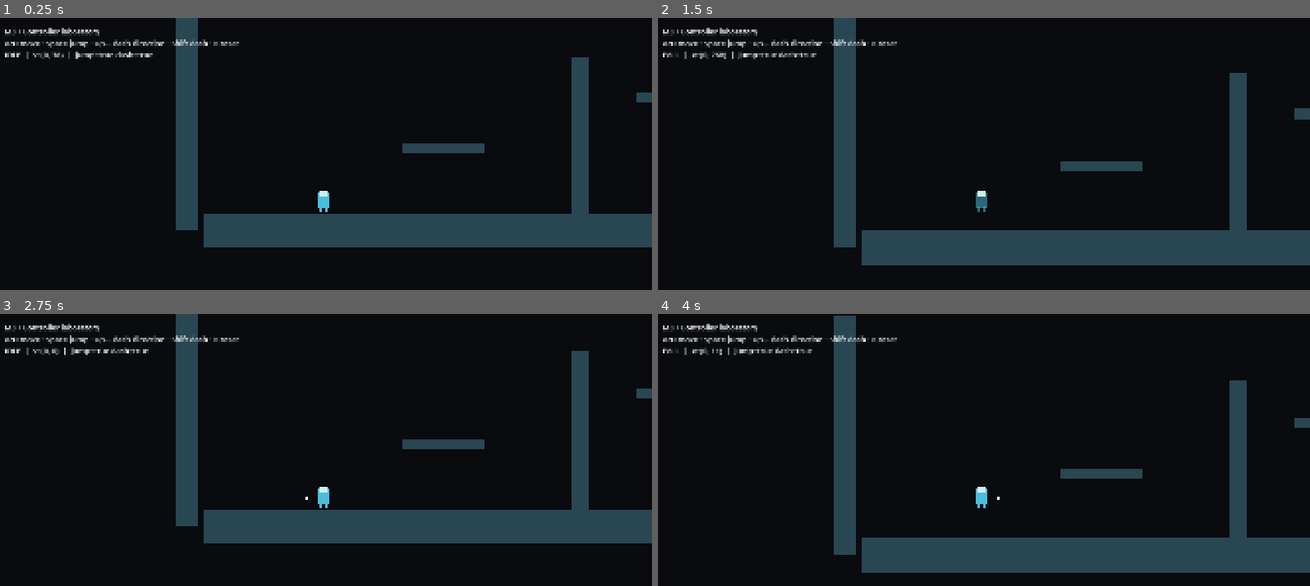
Above: before the commit, frames 1-4 (two rows, left to right).
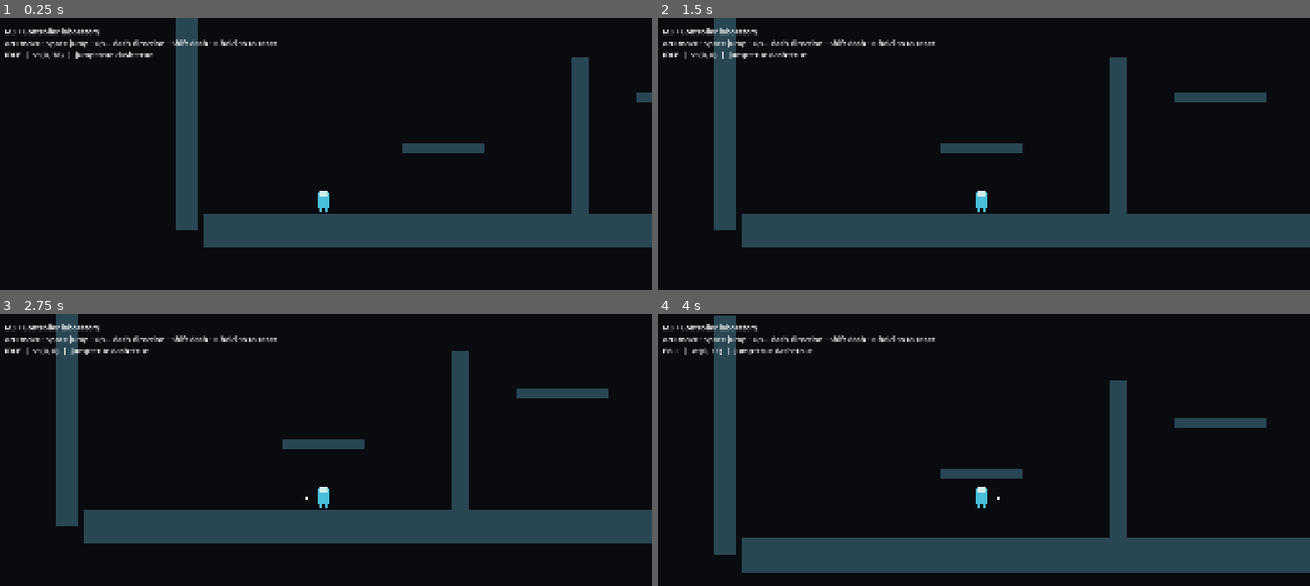
Above: after the commit, the same moments.

Repository: grislytoe/ProjectVelocity
Game: Godot game, scene res://dev_tools/player_playground.tscn
Same seed, same stepped clock (60 frames per second), same inputs: the game is played once before the commit and once after it. This scene is started directly instead of the project's main scene.
Inputs (mouse positions are in pixels of both pictures, inside the frame that each line leads up to):
- Up to frame 1 (0.25 s): no input
- Up to frame 2 (1.5 s): tap Enter (ui_accept) at 0.5, 1.25 s; move the mouse to (1127, 183) at 0.52 s; hold Right (ui_right) from 0.53 s (still down); tap Shift at 0.6 s; click (1127, 183) at 0.67 s; tap Space (pv_keyboard_jump) at 0.77 s; move the mouse to (847, 222) at 1.27 s; tap R at 1.35 s
- Up to frame 3 (2.75 s): tap Space (pv_keyboard_jump) at 1.52 s; move the mouse to (391, 417) at 2.02 s; release Right (ui_right) at 2.03 s; hold Left (ui_left) from 2.03 s (still down); tap Tab at 2.1 s
- Up to frame 4 (4 s): tap Enter (ui_accept) at 2.75 s; move the mouse to (951, 572) at 2.77 s; release Left (ui_left) at 2.78 s; hold Right (ui_right) from 2.78 s (still down); tap Ctrl at 2.85 s; click (951, 572) at 2.92 s; tap Space (pv_keyboard_jump) at 3.02, 3.77 s; move the mouse to (1179, 553) at 3.52 s; tap Alt at 3.6 s

The runs differ from the first frame. In frame 1, 0.1% of the frame differs, in the area x 33-43%, y 7-11%; in frame 2, 20%, in the area x 1-100%, y 0-91%; in frame 3, 11%; in frame 4, 12%.

Commit message:
Require one-second hold for movement playground reset

Diff:
--- a/dev_tools/player_playground.gd
+++ b/dev_tools/player_playground.gd
@@ -4,7 +4,8 @@
 var player: PlayerController
 var layer: InputLayer
 var hud: Label
-var _restart_held: bool = false
+const RESTART_HOLD_TICKS: int = PlayerMovementConfig.PHYSICS_HZ
+var _restart_ticks: int = 0
 
 
 func _ready() -> void:
@@ -35,9 +36,10 @@
 
 func sample_input() -> InputFrame:
 	var frame: InputFrame = layer.sample()
-	if (frame.restart_held and not _restart_held) or player.position.y > 1600:
+	# One activation per uninterrupted hold; release rearms the action.
+	_restart_ticks = mini(_restart_ticks + 1, RESTART_HOLD_TICKS + 1) if frame.restart_held else 0
+	if _restart_ticks == RESTART_HOLD_TICKS or player.position.y > 1600:
 		player.respawn_at(Vector2(150, 500))
-	_restart_held = frame.restart_held
 	return frame
 
 
--- /dev/null
+++ b/tests/player_restart_test.gd
@@ -0,0 +1,53 @@
+extends SceneTree
+## Exercise the actual arena input adapter, without running movement or opening saves.
+
+var failures: int = 0
+
+
+func _initialize() -> void:
+	run.call_deferred()
+
+
+func check(value: bool, message: String) -> void:
+	if not value:
+		failures += 1
+		push_error(message)
+
+
+func run() -> void:
+	var arena: Node2D = preload("res://dev_tools/player_playground.tscn").instantiate()
+	root.add_child(arena)
+	arena.player.simulation_enabled = false
+	var action: StringName = arena.layer.action_name("restart")
+	var original := Vector2(400, 300)
+	arena.player.position = original
+	Input.action_press(action)
+	for tick: int in 59:
+		arena.sample_input()
+	check(arena.player.position == original, "No reset before one second")
+	Input.action_release(action)
+	arena.sample_input()
+	Input.action_press(action)
+	for tick: int in 59:
+		arena.sample_input()
+	check(arena.player.position == original, "Interrupted holds do not accumulate")
+	arena.sample_input()
+	check(arena.player.position == Vector2(150, 500), "Reset on tick 60")
+	arena.player.position = original
+	for tick: int in 120:
+		arena.sample_input()
+	check(arena.player.position == original, "Continued hold does not repeat reset")
+	Input.action_release(action)
+	arena.sample_input()
+	Input.action_press(action)
+	for tick: int in 60:
+		arena.sample_input()
+	check(arena.player.position == Vector2(150, 500), "Release rearms another full hold")
+	Input.action_release(action)
+	arena.player.position = Vector2(400, 1700)
+	arena.sample_input()
+	check(arena.player.position == Vector2(150, 500), "Out-of-bounds recovery remains immediate")
+	arena.free()
+	if failures == 0:
+		print("PROJECTVELOCITY_M3_RESTART_OK (6 checks)")
+	quit(0 if failures == 0 else 1)
--- a/ui/localization/bootstrap.csv
+++ b/ui/localization/bootstrap.csv
@@ -13,4 +13,4 @@
 INPUT_BINDING_INVALID,Invalid binding,Недопустимое назначение
 INPUT_BINDING_CONFLICT,Binding is already used,Кнопка уже назначена
 M3_PLAYGROUND,M3 / Controller laboratory,M3 / Лаборатория контроллера
-M3_CONTROLS,%s/%s move · %s jump · %s… dash direction · %s dash · %s reset,%s/%s движение · %s прыжок · %s… направление рывка · %s рывок · %s сброс
+M3_CONTROLS,%s/%s move · %s jump · %s… dash direction · %s dash · %s hold 1s to reset,%s/%s движение · %s прыжок · %s… направление рывка · %s рывок · %s удерживать 1 с для сброса
Not shown, added: tests/player_restart_test.gd.uid
Binary file changed: ui/localization/bootstrap.en.translation
Binary file changed: ui/localization/bootstrap.ru.translation
Not shown, changed: CHANGELOG.md
Not shown, changed: PLAYER_CONTROLLER.md
Not shown, changed: TESTING_CHECKLIST.md
Not shown, changed: dev_tools/validate.ps1
Not shown, changed: docs/M3_VALIDATION.md
